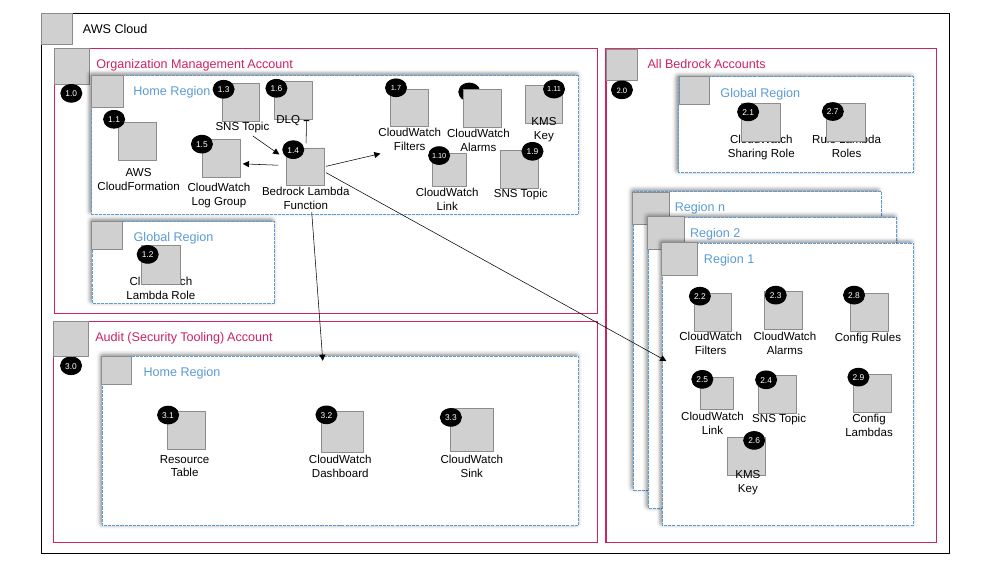
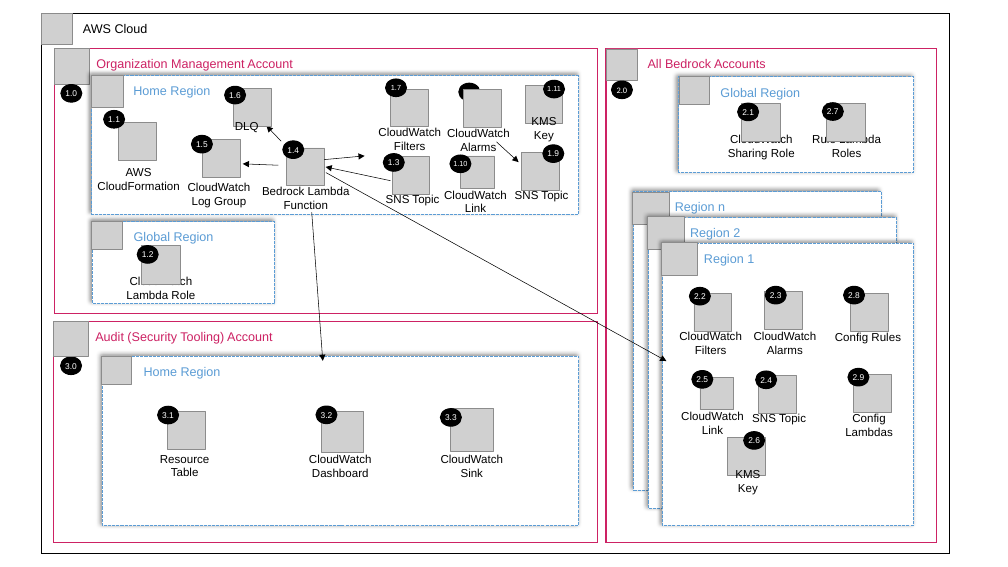
Before and after one commit to aws-samples/aws-security-reference-architecture-examples, a slide deck: slide 1 of aws_sra_examples/solutions/genai/bedrock_org/documentation/bedrock-org.pptx. Drawn at 1008x567 pixels with LibreOffice and Linux fonts; fonts in the diff are those of the drawing; grey boxes stand for pictures. Boxes give left, top, right and bottom in pixels: in the first picture for what was removed or moved away, otherwise in the second. Text is boxed around its words. In the diff, an @@ line names an element or a change of style, - is before the commit and + after.

```diff
--- a/aws_sra_examples/solutions/genai/bedrock_org/documentation/bedrock-org.pptx
+++ b/aws_sra_examples/solutions/genai/bedrock_org/documentation/bedrock-org.pptx
@@ 1 picture, 1 text, 1 ellipse moved together from (x1=266, y1=79, x2=312, y2=126) to (x1=225, y1=86, x2=271, y2=133) @@
@@ arrow moved from (306, 144) - (307, 115) to (281, 141) - (266, 126) @@
@@ arrow added from (497, 142) to (519, 163), #000000 0.5 pt @@
@@ ellipse "1.9" moved from (x1=523, y1=143, x2=544, y2=160) to (x1=543, y1=145, x2=564, y2=163) @@
@@ arrow moved from (326, 166) - (380, 154) to (324, 160) - (364, 156) @@
@@ arrow moved from (253, 136) - (280, 154) to (391, 181) - (326, 167) @@
@@ 1 picture, 1 text, 1 ellipse moved together from (x1=213, y1=80, x2=269, y2=133) to (x1=383, y1=154, x2=439, y2=207) @@
@@ ellipse "1.10" moved from (x1=429, y1=147, x2=450, y2=164) to (x1=450, y1=155, x2=471, y2=172) @@
@@ picture moved from (x1=433, y1=154, x2=467, y2=186) to (x1=461, y1=156, x2=495, y2=188) @@
@@ picture moved from (x1=501, y1=150, x2=538, y2=188) to (x1=521, y1=153, x2=559, y2=191) @@
@@ text "CloudWatch Link" moved from (x1=416, y1=187, x2=479, y2=210) to (x1=444, y1=190, x2=507, y2=215) @@
@@ text "SNS Topic" moved from (x1=494, y1=188, x2=548, y2=200) to (x1=515, y1=190, x2=568, y2=202) @@
```
Also in this commit, not shown: 1 other file.
